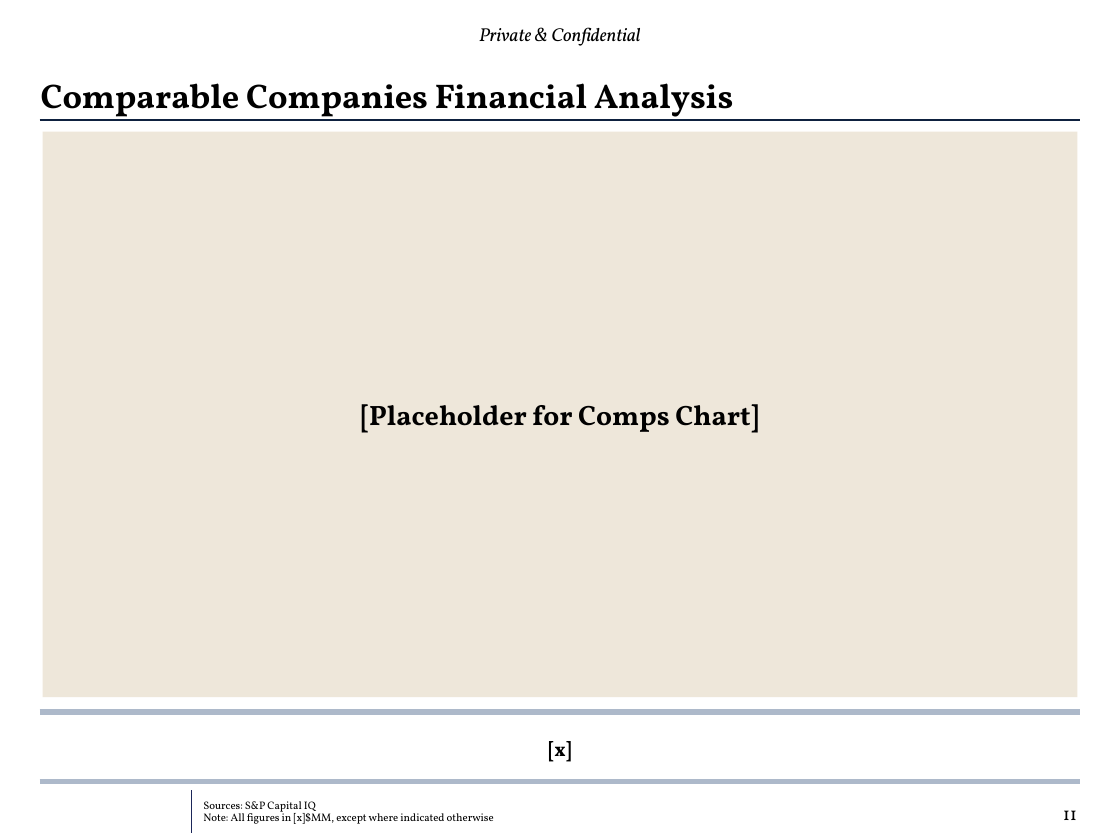
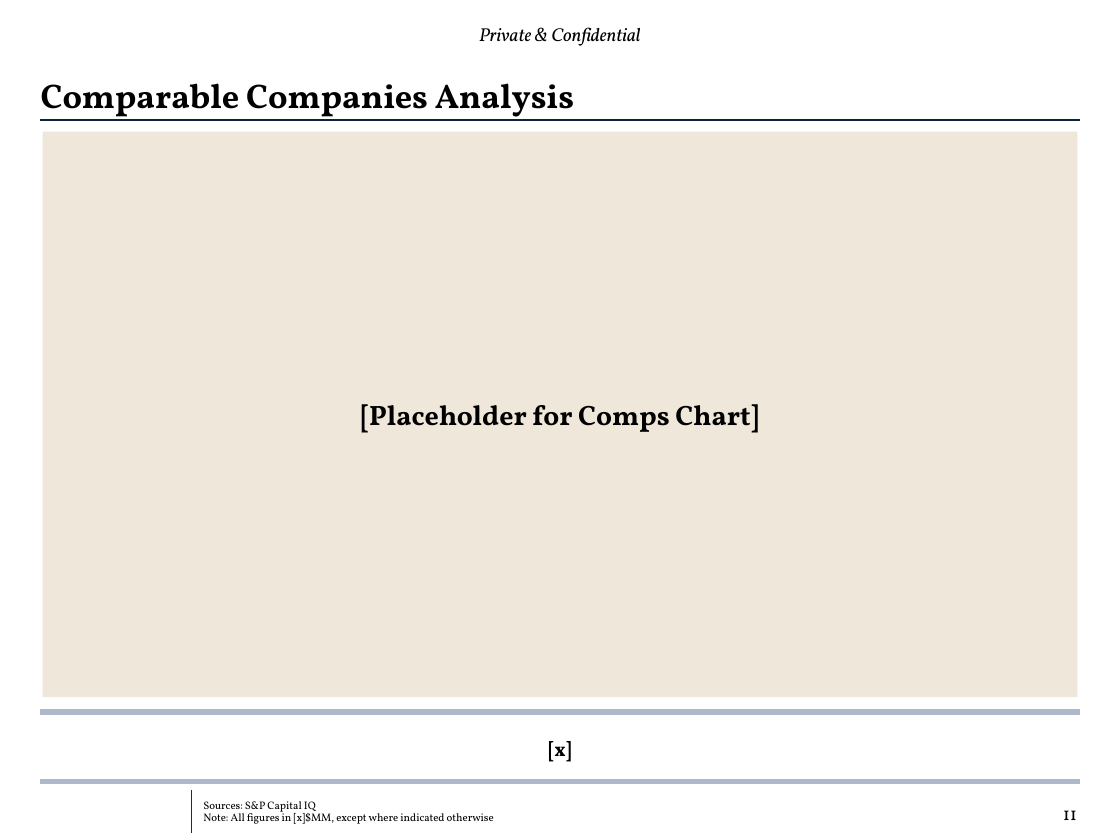
Before and after one commit to tatewilsonwork/infor-beta-test, a slide deck: slide 12 of infor-beta/templates/INFOR Slide Library.pptx. Drawn at 1120x840 pixels with LibreOffice and Linux fonts; fonts in the diff are those of the drawing; background and template pictures are left out. Boxes give left, top, right and bottom in pixels: in the first picture for what was removed or moved away, otherwise in the second. Text is boxed around its words. In the diff, an @@ line names an element or a change of style, - is before the commit and + after.

```diff
--- a/infor-beta/templates/INFOR Slide Library.pptx
+++ b/infor-beta/templates/INFOR Slide Library.pptx
@@ title at bbox=[41, 83, 574, 121]: text changed @@
-Comparable Companies Financial Analysis
+Comparable Companies Analysis
```
Also in this commit, not shown: 1 other slide changed, 1 slide added, 32 other files.
